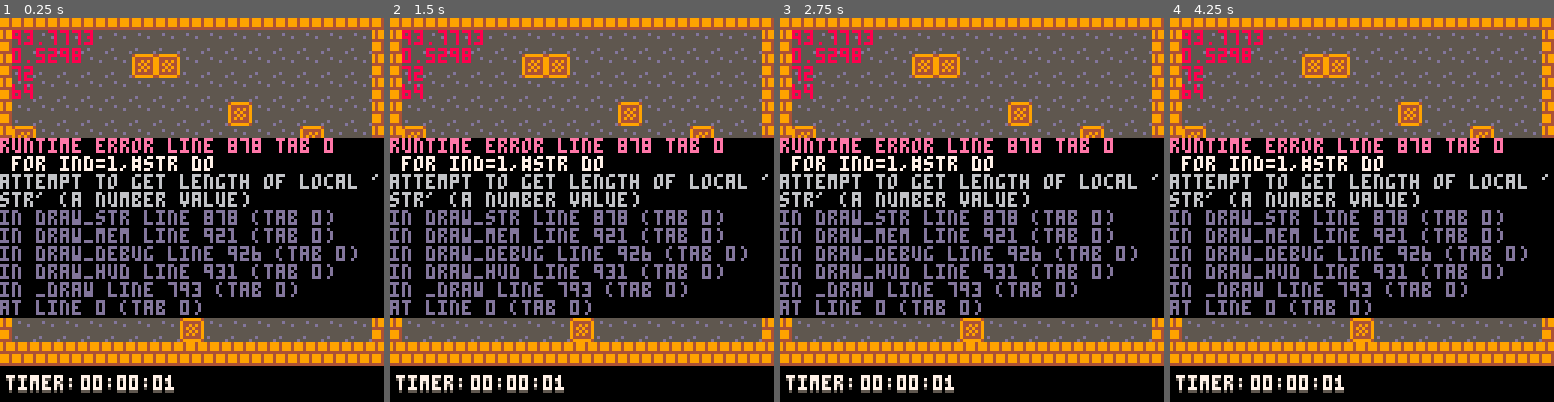
Above: before the commit, frames 1-4 (left to right).
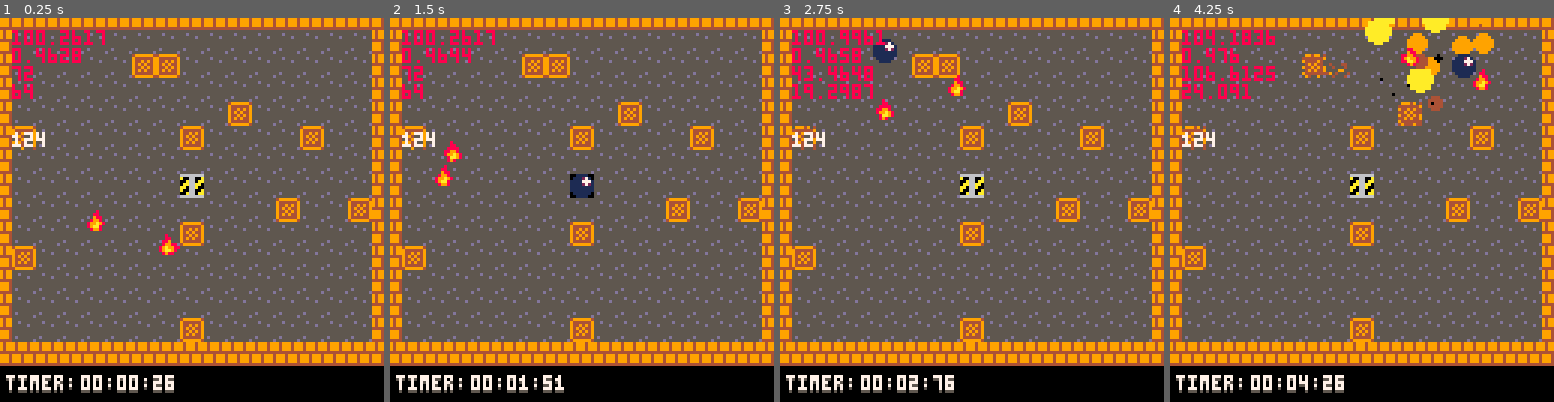
Above: after the commit, the same moments.

Repository: SHKBRD/P8CrateBall
Game: PICO-8 cartridge balltest24.p8
The game is run twice, just before and just after one commit, with the same random seed, the same clock (stepped at 60 frames per second) and the same inputs.
Inputs:
- Up to frame 1 (0.25 s): no input
- Up to frame 2 (1.5 s): tap X (X key) at 0.33, 1.07 s; tap O (Z key) at 0.7 s
- Up to frame 3 (2.75 s): hold Right 1.6-2.1 s; tap O (Z key) at 1.7, 2.1, 2.5 s; tap X (X key) at 1.85 s; hold Up 2.15-2.42 s; hold Right from 2.47 s (still down)
- Up to frame 4 (4.25 s): tap O (Z key) every 0.4 s from 2.9 to 4.1 s; tap X (X key) at 2.97, 4.08 s; release Right at 3.03 s; hold Left 3.08-3.58 s; hold Down 3.63-3.97 s; hold Right from 4.02 s (still down)

The runs differ from the first frame. In frame 1, 47% of the frame differs, in the area x 0-100%, y 3-97%; in frame 2, 47%; in frame 3, 48%; in frame 4, 51%, in the area x 0-100%, y 0-98%.
Error before the commit: runtime error line 878 tab 0; for ind=1,#str do; attempt to get length of local 'str' (a number value)

Commit message:
group commit (ugly commit #1)
this is a very bad commit due to the script order refactoring being lumped in with all of the changes.

add global gamestate variables
add trapdoor and its gamestate interaction framework
add basic floor entering and leaving transitions
refactor player drawing to one function
rename pot to crate
refactor timer drawing to use string drawing function directly

Diff:
--- a/balltest24.p8
+++ b/balltest24.p8
@@ -1,414 +1,6 @@
 pico-8 cartridge // http://www.pico-8.com
 version 42
 __lua__
---actors
-
-o={}
-
-function load_actor(t, x, y)
-	a = {}
-
-	a.t = t
-	a.x = x
-	a.y = y
-	a.px = a.x
-	a.py = a.y
-	a.vx = 0
-	a.vy = 0
-	a.pvx = a.vx
-	a.pvy = a.vy
-	a.ax = 0
-	a.ay = 0
-	a.colx = 0.5
-	a.coly = 0.5
-	a.colw = 7
-	a.colh = 7
-	--actor's collision start points
-	a.colspx = a.x + a.colx
-	a.colspy = a.x + a.coly
-	--actor's collision end points
-	a.colepx = a.colspx + a.colw
-	a.colepy = a.colspy + a.colh
- a.fric = 0.1
-	a.weight = 1
-	a.phys_obj = false
-	a.snapped = false
-	a.frames = 0
-	a.despawn = -1
-	a.control = false
-
-	add(o, a)
-end
-
-function is_actor_there(x, y)
-	for ac in all(o) do
-		if ac.x == x and ac.y == y then
-			return true
-		end
-	end
-	return false
-end
-
-function init_actors()
-
-	for pot=0,9 do
-		repeat
-		rx = 8*flr(rnd(15))+16
-		ry = 8*flr(rnd(13))+16
-		until not is_actor_there(rx, ry)
-		load_actor(10, rx, ry)
-
-		o[#o].phys_obj = true
-		o[#o].damage = 0
-
-	end
-
-	for fire=0,1 do
-		repeat
-		rx = 8*flr(rnd(14))+16
-		ry = 8*flr(rnd(13))+16
-		until not is_actor_there(rx, ry)
-		load_actor(26, rx, ry)
-
-		o[#o].frametimer = 0
-		o[#o].coly = 3.5
-		o[#o].colh = 4
-		o[#o].colx = 1.5
-		o[#o].colw = 5
-		o[#o].phys_obj = false
-		dirx = sgn(rnd(1)-1)
-		diry = sgn(rnd(1)-1)
-		o[#o].vx = 0.5*dirx
-		o[#o].vy = 0.3*diry
-		o[#o].fric = 0
-	end
-
-end
-
-
-function will_physa_hit(a1, a2, future)
-	local res = {false, false, false, false}
-
-	local spx = a1.colspx
-	local epx = a1.colepx
-	local spy = a1.colspy
-	local epy = a1.colepy
-
-	if future then
-		spx += a1.vx
-		epx += a1.vx
-		spy += a1.vy
-		epy += a1.vy
-	end
-
-	-- check if each side of a1 intersects with a2
-	local l_int = a2.colspx < spx and spx < a2.colepx
-	local r_int = a2.colspx < epx and epx < a2.colepx
-	local t_int = a2.colspy < spy and spy < a2.colepy
-	local b_int = a2.colspy < epy and epy < a2.colepy
-
-	res[1] = l_int
-	res[2] = r_int
-	res[3] = t_int
-	res[4] = b_int
-
-	return res
-end
-
---[[ returns a list
-
-]]
---[[
-function is_in_actor(a1, a2, ...)
-	arg = {...}
-	if arg[1] != nil then
-		res = arg[1]
-	else
-		res = hit_physactor_check(a1, a2)
-	end
-
-	return (res[1] or res[2]) and (res[3] or res[4])
-end
-
-]]
-
-function will_a_touch(a1, a2, future)
-	spx = a1.colspx
-	epx = a1.colepx
-	spy = a1.colspy
-	epy = a1.colepy
-
-	if future then
-		spx += a1.vx
-		epx += a1.vx
-		spy += a1.vy
-		epy += a1.vy
-	end
-	xcomp1 = max(spx, a2.colspx)
-	ycomp1 = max(spy, a2.colspy)
-	xcomp2 = min(epx, a2.colepx)
-	ycomp2 = min(epy, a2.colepy)
-
-	if xcomp1<xcomp2
-	and ycomp1<ycomp2 then
-	 return true
-	end
-
-	return false
-end
-
-function actor_collide(a1, a2)
-
-	if will_a_touch(a1, a2, true) then
-	 gener_hit(a1, a2)
-	 hit_action(a1, a2)
-		hit_action(a2, a1)
-	end
-
-end
-
-function hit_action(a1, a2)
-	if (not a2.phys_obj == true) return false
-	for player in all(p) do
-		if a1 == player then
-			hit_res1 = will_physa_hit(a1, a2, false)
-			hit_res2 = will_physa_hit(a1, a2, true)
-
-
-			for bit=1,4 do
-				if not hit_res1[bit] and hit_res2[bit] then
-					if not a1.blast_mode then
-						if bit == 1 then
-							if sgn(a1.vx) == -1 then
-								a1.x = a2.colepx-a2.colx
-								a1.vx *= -0.8
-							--else
-							--	a1.x = a2.x-a1.colw
-							--	a1.vx *= -0.8
-							end
-						elseif bit == 2 then
-							if sgn(a1.vx) == 1 then
-								a1.x = a2.x-a1.colw
-								a1.vx *= -0.8
-							--else
-							--	a1.x = a2.colepx-a2.colx
-							--	a1.vx *= -0.8
-							end
-						elseif bit == 3 then
-							if sgn(a1.vy) == -1 then
-								a1.y = a2.colepy
-								a1.vy *= -0.8
-							--else
-							--	a1.y = a2.y-a1.colh
-							--	a1.vy *= -0.8
-							end
-						else
-							if sgn(a1.vy) == 1 then
-								a1.y = a2.y-a1.colh
-								a1.vy *= -0.8
-							--else
-							--	a1.y = a2.colepy
-							--	a1.vy *= -0.8
-							end
-						end
-					end
-					--pot
-					if a2.t >= 10 and a2.t <= 13 then
-						pot_damage(a2, a1.blast_mode, true)
-					end
-
-
-
-					end
-			end
-
-		--actors
-		else
-			--pot
-			if a1.t >= 10 and a1.t <= 13 then
-
-			end
-
-			--fire
-			if a1.t >= 26 and a1.t <= 29 then
-				--pot interaction
-				if a2.t >= 10 and a2.t <= 13 then
-					local res1 = will_a_touch(a1, a2, false)
-					local res2 = will_a_touch(a1, a2, true)
-					if not res1 and res2 then
-						pot_damage(a2, false, false)
-					end
-				end
-			end
-
-		end
-		break
-	end
-end
-
-function pot_damage(ac, instant, player)
-
-	if (ac.t == 13) return
-
-	if instant then
-		ac.t = 13
-		damage = 100
-	else
-		ac.damage += 1
-		ac.t += 1
-	end
-
-	if ac.t == 13 then
-		ac.phys_obj = false
-		ac.despawn = 300
-	end
-	if (player) sfx(3, 3)
-end
-
-function actor_col()
- for a1 in all(o) do
- 	for a2 in all(o) do
- 		if a1 != a2 then
- 			actor_collide(a1, a2)
- 		end
- 	end
- end
-end
-
-function will_hit_wall(ac, future)
-	if ac.blast_mode == nil then
-
- cx = ac.x
- cy = ac.y
-
- if future then
- 	cx += ac.vx
- 	cy += ac.vy
- end
-
- if cx <= 16 then
- ac.x = 16
- ac.vx *= -1
- end
- if cy <= 16 then
- ac.y = 16
- ac.vy *= -1
- end
- if cx >= 128 then
- ac.x = 128
- ac.vx *= -1
- end
- if cy >= 112 then
- ac.y = 112
- ac.vy *= -1
- end
-
- return false
- end
-end
-
-function gener_hit(a1, a2)
-
-end
-
-function actor_hit_actions()
-
-end
-
-function actor_phys_apply()
-	for act in all(o) do
-		isplayer = false
-		for player in all(p) do
-			if (act == player) isplayer = true
-			if not isplayer then
-				actvarapply(act)
-			end
-				actor_col_upd(act)
-		end
-	end
-end
-
-function actor_col_upd(a1)
-	local a = a1
-	--actor's collision start points
-	a.colspx = a.x + a.colx
-	a.colspy = a.y+ a.coly
-	--actor's collision end points
-	a.colepx = a.colspx + a.colw
-	a.colepy = a.colspy + a.colh
-end
-
-function actvarapply(act)
-	act.pvx = act.vx
-	act.pvy = act.vy
-	act.px = act.x
-	act.py = act.y
-	act.vx -= a.fric * act.vx/abs(act.vx)
-	act.vy -= a.fric * act.vy/abs(act.vy)
-	if sgn(act.vx) != sgn(act.pvx) then
-		act.vx = 0
-	end
-	if sgn(act.vy) != sgn(act.pvy) then
-		act.vy = 0
-	end
-	act.vx += act.ax
-	act.vy += act.ay
-	act.x += act.vx
-	act.y += act.vy
-	act.snapped = false
-end
-
-function actor_specific()
-	for ac in all(o) do
-		--fire
-		if ac.t <= 29 and ac.t >= 26 then
-			ac.frametimer += rnd(10)/20
-			ac.frametimer %= 4
-			ac.t = 26 + flr(ac.frametimer)
-			will_hit_wall(ac, false)
-		end
-
-	end
-end
-
-function actor_decay()
-	for i=1,#o do
-	if (i > #o) break
-		if o[i].despawn == 0 then
-			del(o, o[i])
-			i -= 1
-		elseif o[i].despawn > 0 then
-			o[i].despawn -= 1
-		end
-	end
-end
-
-function tick_actors()
-	actor_col()
-	actor_phys_apply()
-	actor_specific()
-	actor_decay()
-end
-
-function draw_actors()
-	for act in all(o) do
-		for player in all(p) do
-			if act != player then
-				print(act.t)
-
-				if act.despawn > 0 then
-					if act.despawn % 2 == 0
-					   or act.despawn > 60 then
-						spr(act.t, act.x, act.y)
-					end
-				else
-					spr(act.t, act.x, act.y)
-				end
-			end
-		end
-	end
-end
--->8
 --prime
 
 function _init()
@@ -472,10 +64,6 @@
 	pal(3,12)
 	]]
 
-	--layout loading
-	level_map_load()
-	init_actors()
-
 	--camera
 	camabs = {}
 	camabs.x = 12
@@ -495,13 +83,24 @@
 
 	--gamestate
 	floor_level = 1
+	floor_won = false
 	play_state = 1
+	cratesbroken = 0
+	cratestotal = 10
+	leave_state = 1
 
 	--trapdoor
 	trpdrx = 0
 	trpdrvx = 0
 	trpdrax = 0.04
 	trpcooldown = 60
+	trpopen = true
+
+	--functions
+
+	--layout loading
+	level_map_load()
+	init_actors()
 
 	end
 
@@ -670,44 +269,168 @@
 	end
 end
 
-function trpupdate(open)
-
-	if open then
-		trpdrvx += trpdrax
-		trpdrx += trpdrvx
+function did_player_enter_trap()
+	local temptrap = {}
+	temptrap.colspx = 72+3
+	temptrap.colepx = 72+3+2
+	temptrap.colspy = 64+3
+	temptrap.colepy = 64+3+2
+	for player in all(p) do
+		if will_a_touch(temptrap, player ,false) then
+			return true
+		end
+	end
+	return false
+end
+
+--returns an int about the ball state
+function player_leave_tick()
+
+	--[[
+
+	hasn't started leaving,
+	first frame
+
+	]]
+	if leave_state == 1 then
+
+	p[1].blast_mode = false
+	p[1].blast_cool = 0
+	leave_state = 2
+
+	--[[
+
+	moving towards trapdoor center
+
+	]]
+	elseif leave_state == 2 then
+
+	p[1].x = lerp(72, p[1].x, 0.5)
+	p[1].y = lerp(64, p[1].y, 0.5)
+	if distance(p[1].x, p[1].y, 72, 64) < 1 then
+		p[1].x = 72
+		p[1].y = 64
+		leave_state = 3
+	end
+
+	--[[
+
+	player inside, door shutting
+
+	]]
+	elseif leave_state == 3 then
+	trpopen = false
+	trpupdate()
+	if trpdrx == 0 then
+		leave_state = 4
+	end
+
+	--[[
+
+	door shut, transitioning
+
+	]]
+	elseif leave_state == 4 then
+
+	end
+end
+
+function trpupdate()
+
+	if trpopen then
+		trpdrx += 0.25
 	else
-		trpdrvx -= trpdrax
-		trpdrxx -= trpdrvx
-	end
-
-	if trpdrx > 4 then
+		trpdrx -= 0.25
+	end
+
+	if trpopen and trpdrx >= 4 then
 		trpdrx = 4
-		trpdrvx -= trpdrax
+
 		if play_state == 1 then
 			play_state = 2
 			p[1].control = true
 		end
-	elseif trpdrx < 0 then
-
+		if play_state == 2 and cratesbroken <= cratestotal then
+			trpopen = false
+		elseif play_state == 2 and cratesbroken > cratestotal then
+			play_state = 3
+		end
+	elseif not trpopen and trpdrx <= 0 then
+		trpdrx = 0
 	end
 
 end
 
 function start_floor_tick()
 	trpcooldown -= 1
-
 	if trpcooldown <= 0 then
+		trpopen = true
 		trpcooldown = 0
-		trpupdate(true)
+		trpupdate()
 	end
 end
 
 function playing_floor_tick()
-
+	--closing after trapdoor initially opens
+	if trpopen == false and not floor_won then
+		if p[1].x != 72 and p[1].y != 64 then
+			trpupdate()
+		end
+	end
+
+	--levelend init
+	if cratesbroken > cratestotal then
+		if not trpopen then
+			trpopen = true
+		end
+		trpupdate()
+	end
+end
+
+function postwin_floor_tick()
+	trpupdate()
+	if did_player_enter_trap() then
+		play_state = 4
+		p[1].control = false
+	end
 end
 
 function end_floor_tick()
-
+	player_leave_tick()
+
+	--[[
+
+	hasn't started leaving,
+	first frame
+
+	]]
+	if leave_state == 1 then
+
+
+	--[[
+
+	moving towards trapdoor center
+
+	]]
+	elseif leave_state == 2 then
+
+
+	--[[
+
+	player inside, door shutting
+
+	]]
+	elseif leave_state == 3 then
+
+
+	--[[
+
+	door shut, transitioning
+
+	]]
+	elseif leave_state == 4 then
+
+	end
 end
 
 function level_state_process()
@@ -716,6 +439,8 @@
 	elseif play_state == 2 then
 		playing_floor_tick()
 	elseif play_state == 3 then
+		postwin_floor_tick()
+	elseif play_state == 4 then
 		end_floor_tick()
 	end
 end
@@ -780,14 +505,14 @@
 
 	p_under = play_state == 1 and trpdrx<4
 
- if p_under then
+ if p_under or leave_state >= 3 then
  	draw_players()
  	draw_trapdoor()
 	end
 
 	draw_particles()
 
- if not p_under then
+ if not p_under and leave_state < 3 then
  	draw_trapdoor()
  	draw_players()
  end
@@ -795,6 +520,419 @@
 	draw_actors()
  draw_hud()
  end
+
+-->8
+--actors
+
+o={}
+
+function load_actor(t, x, y)
+	a = {}
+
+	a.t = t
+	a.x = x
+	a.y = y
+	a.px = a.x
+	a.py = a.y
+	a.vx = 0
+	a.vy = 0
+	a.pvx = a.vx
+	a.pvy = a.vy
+	a.ax = 0
+	a.ay = 0
+	a.colx = 0.5
+	a.coly = 0.5
+	a.colw = 7
+	a.colh = 7
+	--actor's collision start points
+	a.colspx = a.x + a.colx
+	a.colspy = a.x + a.coly
+	--actor's collision end points
+	a.colepx = a.colspx + a.colw
+	a.colepy = a.colspy + a.colh
+ a.fric = 0.1
+	a.weight = 1
+	a.phys_obj = false
+	a.snapped = false
+	a.frames = 0
+	a.despawn = -1
+	a.control = false
+
+	add(o, a)
+end
+
+function is_actor_there(x, y)
+	for ac in all(o) do
+		if ac.x == x and ac.y == y then
+			return true
+		end
+	end
+	return false
+end
+
+function init_actors()
+
+	for crate=0,cratestotal do
+		repeat
+		rx = 8*flr(rnd(15))+16
+		ry = 8*flr(rnd(13))+16
+		until not is_actor_there(rx, ry)
+		load_actor(10, rx, ry)
+
+		o[#o].phys_obj = true
+		o[#o].damage = 0
+
+	end
+
+	for fire=0,1 do
+		repeat
+		rx = 8*flr(rnd(14))+16
+		ry = 8*flr(rnd(13))+16
+		until not is_actor_there(rx, ry)
+		load_actor(26, rx, ry)
+
+		o[#o].frametimer = 0
+		o[#o].coly = 3.5
+		o[#o].colh = 4
+		o[#o].colx = 1.5
+		o[#o].colw = 5
+		o[#o].phys_obj = false
+		dirx = sgn(rnd(1)-1)
+		diry = sgn(rnd(1)-1)
+		o[#o].vx = 0.5*dirx
+		o[#o].vy = 0.3*diry
+		o[#o].fric = 0
+	end
+
+end
+
+
+function will_physa_hit(a1, a2, future)
+	local res = {false, false, false, false}
+
+	local spx = a1.colspx
+	local epx = a1.colepx
+	local spy = a1.colspy
+	local epy = a1.colepy
+
+	if future then
+		spx += a1.vx
+		epx += a1.vx
+		spy += a1.vy
+		epy += a1.vy
+	end
+
+	-- check if each side of a1 intersects with a2
+	local l_int = a2.colspx < spx and spx < a2.colepx
+	local r_int = a2.colspx < epx and epx < a2.colepx
+	local t_int = a2.colspy < spy and spy < a2.colepy
+	local b_int = a2.colspy < epy and epy < a2.colepy
+
+	res[1] = l_int
+	res[2] = r_int
+	res[3] = t_int
+	res[4] = b_int
+
+	return res
+end
+
+--[[ returns a list
+
+]]
+--[[
+function is_in_actor(a1, a2, ...)
+	arg = {...}
+	if arg[1] != nil then
+		res = arg[1]
+	else
+		res = hit_physactor_check(a1, a2)
+	end
+
+	return (res[1] or res[2]) and (res[3] or res[4])
+end
+
+]]
+
+function will_a_touch(a1, a2, future)
+	spx = a1.colspx
+	epx = a1.colepx
+	spy = a1.colspy
+	epy = a1.colepy
+
+	if future then
+		spx += a1.vx
+		epx += a1.vx
+		spy += a1.vy
+		epy += a1.vy
+	end
+	xcomp1 = max(spx, a2.colspx)
+	ycomp1 = max(spy, a2.colspy)
+	xcomp2 = min(epx, a2.colepx)
+	ycomp2 = min(epy, a2.colepy)
+
+	if xcomp1<xcomp2
+	and ycomp1<ycomp2 then
+	 return true
+	end
+
+	return false
+end
+
+function actor_collide(a1, a2)
+
+	if will_a_touch(a1, a2, true) then
+	 gener_hit(a1, a2)
+	 hit_action(a1, a2)
+		hit_action(a2, a1)
+	end
+
+end
+
+function hit_action(a1, a2)
+
+	for player in all(p) do
+		if a1 == player then
+			hit_res1 = will_physa_hit(a1, a2, false)
+			hit_res2 = will_physa_hit(a1, a2, true)
+
+			if a2.phys_obj == true then
+				for bit=1,4 do
+					if not hit_res1[bit] and hit_res2[bit] then
+						if not a1.blast_mode then
+							if bit == 1 then
+								if sgn(a1.vx) == -1 then
+									a1.x = a2.colepx-a2.colx
+									a1.vx *= -0.8
+								--else
+								--	a1.x = a2.x-a1.colw
+								--	a1.vx *= -0.8
+								end
+							elseif bit == 2 then
+								if sgn(a1.vx) == 1 then
+									a1.x = a2.x-a1.colw
+									a1.vx *= -0.8
+								--else
+								--	a1.x = a2.colepx-a2.colx
+								--	a1.vx *= -0.8
+								end
+							elseif bit == 3 then
+								if sgn(a1.vy) == -1 then
+									a1.y = a2.colepy
+									a1.vy *= -0.8
+								--else
+								--	a1.y = a2.y-a1.colh
+								--	a1.vy *= -0.8
+								end
+							else
+								if sgn(a1.vy) == 1 then
+									a1.y = a2.y-a1.colh
+									a1.vy *= -0.8
+								--else
+								--	a1.y = a2.colepy
+								--	a1.vy *= -0.8
+								end
+							end
+						end
+						--crate
+						if a2.t >= 10 and a2.t <= 13 then
+							crate_damage(a2, a1.blast_mode, true)
+						end
+					end
+				end
+			end
+		--actors
+		else
+			--crate
+			if a1.t >= 10 and a1.t <= 13 then
+
+			end
+
+			--fire
+			if a1.t >= 26 and a1.t <= 29 then
+				--crate interaction
+				if a2.t >= 10 and a2.t <= 13 then
+					local res1 = will_a_touch(a1, a2, false)
+					local res2 = will_a_touch(a1, a2, true)
+					if not res1 and res2 then
+						crate_damage(a2, false, false)
+					end
+				end
+			end
+
+		end
+		break
+	end
+end
+
+function crate_damage(ac, instant, player)
+
+	if (ac.t == 13) return
+
+	if instant then
+		ac.t = 13
+		damage = 100
+	else
+		ac.damage += 1
+		ac.t += 1
+	end
+
+	if ac.t == 13 then
+		ac.phys_obj = false
+		ac.despawn = 300
+		sfx(2, 2)
+		cratesbroken += 1
+	end
+	if (player) sfx(3, 3)
+end
+
+function actor_col()
+ for a1 in all(o) do
+ 	for a2 in all(o) do
+ 		if a1 != a2 then
+ 			actor_collide(a1, a2)
+ 		end
+ 	end
+ end
+end
+
+function will_hit_wall(ac, future)
+	if ac.blast_mode == nil then
+
+ cx = ac.x
+ cy = ac.y
+
+ if future then
+ 	cx += ac.vx
+ 	cy += ac.vy
+ end
+
+ if cx <= 16 then
+ ac.x = 16
+ ac.vx *= -1
+ end
+ if cy <= 16 then
+ ac.y = 16
+ ac.vy *= -1
+ end
+ if cx >= 128 then
+ ac.x = 128
+ ac.vx *= -1
+ end
+ if cy >= 112 then
+ ac.y = 112
+ ac.vy *= -1
+ end
+
+ return false
+ end
+end
+
+function gener_hit(a1, a2)
+
+end
+
+function actor_hit_actions()
+
+end
+
+function actor_phys_apply()
+	for act in all(o) do
+		isplayer = false
+		for player in all(p) do
+			if (act == player) isplayer = true
+		end
+		if not isplayer then
+			actvarapply(act)
+		end
+			actor_col_upd(act)
+	end
+end
+
+function actor_col_upd(a1)
+	local a = a1
+	--actor's collision start points
+	a.colspx = a.x + a.colx
+	a.colspy = a.y + a.coly
+	--actor's collision end points
+	a.colepx = a.colspx + a.colw
+	a.colepy = a.colspy + a.colh
+end
+
+function actvarapply(act)
+	act.pvx = act.vx
+	act.pvy = act.vy
+	act.px = act.x
+	act.py = act.y
+	act.vx -= a.fric * act.vx/abs(act.vx)
+	act.vy -= a.fric * act.vy/abs(act.vy)
+	if sgn(act.vx) != sgn(act.pvx) then
+		act.vx = 0
+	end
+	if sgn(act.vy) != sgn(act.pvy) then
+		act.vy = 0
+	end
+	act.vx += act.ax
+	act.vy += act.ay
+	act.x += act.vx
+	act.y += act.vy
+	act.snapped = false
+end
+
+function actor_specific()
+	for ac in all(o) do
+		--fire
+		if ac.t <= 29 and ac.t >= 26 then
+			ac.frametimer += rnd(10)/20
+			ac.frametimer %= 4
+			ac.t = 26 + flr(ac.frametimer)
+			will_hit_wall(ac, false)
+		end
+
+		--stagehole
+		if ac.t == 3 then
+
+		end
+
+	end
+end
+
+function actor_decay()
+	for i=1,#o do
+	if (i > #o) break
+		if o[i].despawn == 0 then
+			del(o, o[i])
+			i -= 1
+		elseif o[i].despawn > 0 then
+			o[i].despawn -= 1
+		end
+	end
+end
+
+function tick_actors()
+	actor_col()
+	actor_phys_apply()
+	actor_specific()
+	actor_decay()
+end
+
+function draw_actors()
+	for act in all(o) do
+		for player in all(p) do
+			if act != player then
+				print(act.t)
+
+				if act.despawn > 0 then
+					if act.despawn % 2 == 0
+					   or act.despawn > 60 then
+						spr(act.t, act.x, act.y)
+					end
+				else
+					spr(act.t, act.x, act.y)
+				end
+			end
+		end
+	end
+end
 -->8
 --helper
 function lerp(v1, v2, percent)
@@ -878,8 +1016,9 @@
 end
 
 function draw_str(str, x, y)
-	for ind=1,#str do
-		draw_letter(str[ind], x, y)
+	strver = tostr(str)
+	for ind=1,#strver do
+		draw_letter(strver[ind], x, y)
 		x += 4
 	end
 end
@@ -894,19 +1033,14 @@
 		local offx = clkx+per_num_offx
 		num = val%10
 
-		draw_char((val-num)/10, offx, clky)
-		draw_char(num, offx+4, clky)
-
-		--[[
-
-		lazy way of not drawing
-		the third colon w/o removing
-		the for in loop
-
-		]]
+		dispstr = ""
+
+		dispstr ..= tostr((val-num)/10)
+		dispstr ..= tostr(num)
 		if per_num_offx != 24 then
-			draw_char(":", offx+8, clky)
-		end
+			dispstr ..= ":"
+		end
+		draw_str(dispstr, offx, clky)
 
 		per_num_offx += 12
 
Not shown, changed: the sound effects (__sfx__) section of balltest24.p8
